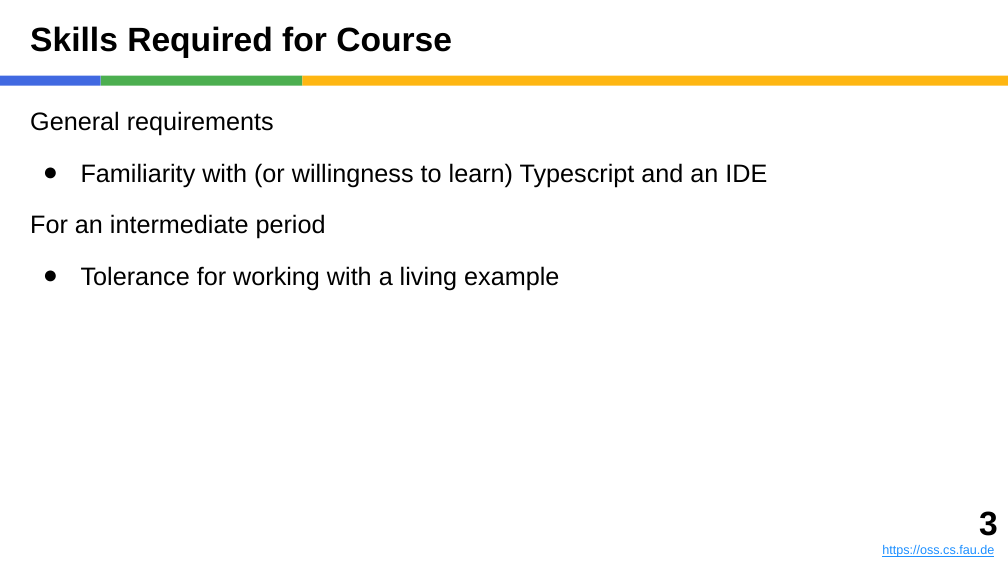
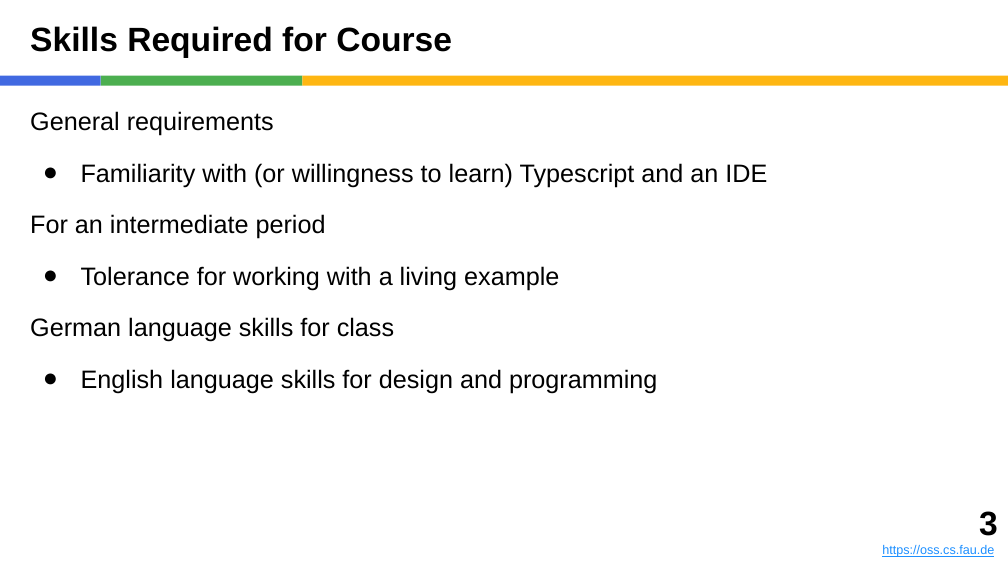
Before and after one commit to dirkriehle/adap-course, a slide deck: slide 3 of Lecture slides/ADAP A01 - Introduction.pptx. Drawn at 1008x567 pixels with LibreOffice and Linux fonts; fonts in the diff are those of the drawing. Boxes give left, top, right and bottom in pixels: in the first picture for what was removed or moved away, otherwise in the second. Text is boxed around its words. In the diff, an @@ line names an element or a change of style, - is before the commit and + after.

Commit message:
After B04 (design by contract) lecture

```diff
--- a/Lecture slides/ADAP A01 - Introduction.pptx
+++ b/Lecture slides/ADAP A01 - Introduction.pptx
@@ text at <box>30,317,657,393</box>: paragraphs added @@
+German language skills for class
+● English language skills for design and programming
```
Also in this commit, not shown: 2 other slides changed, 10 other files.
